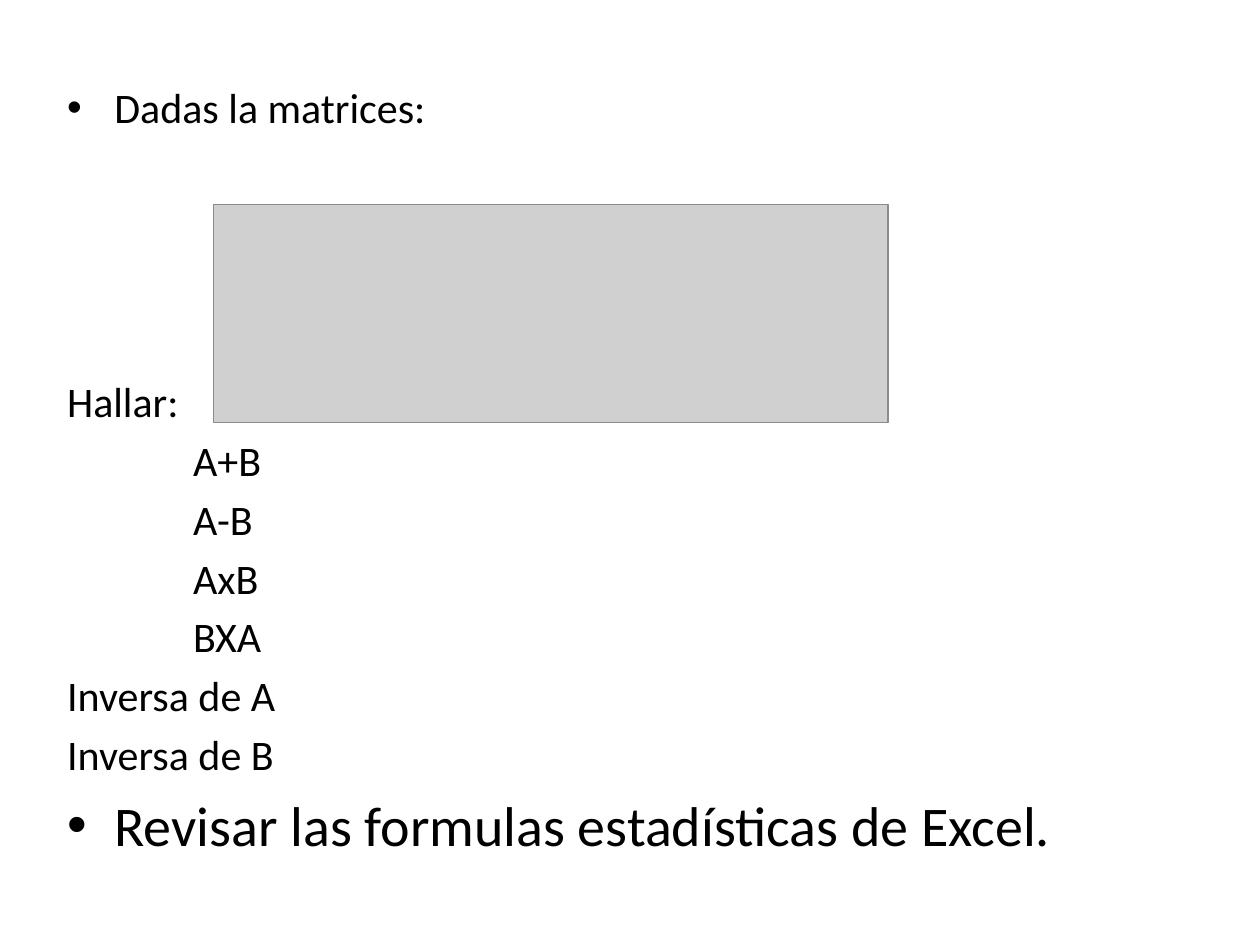
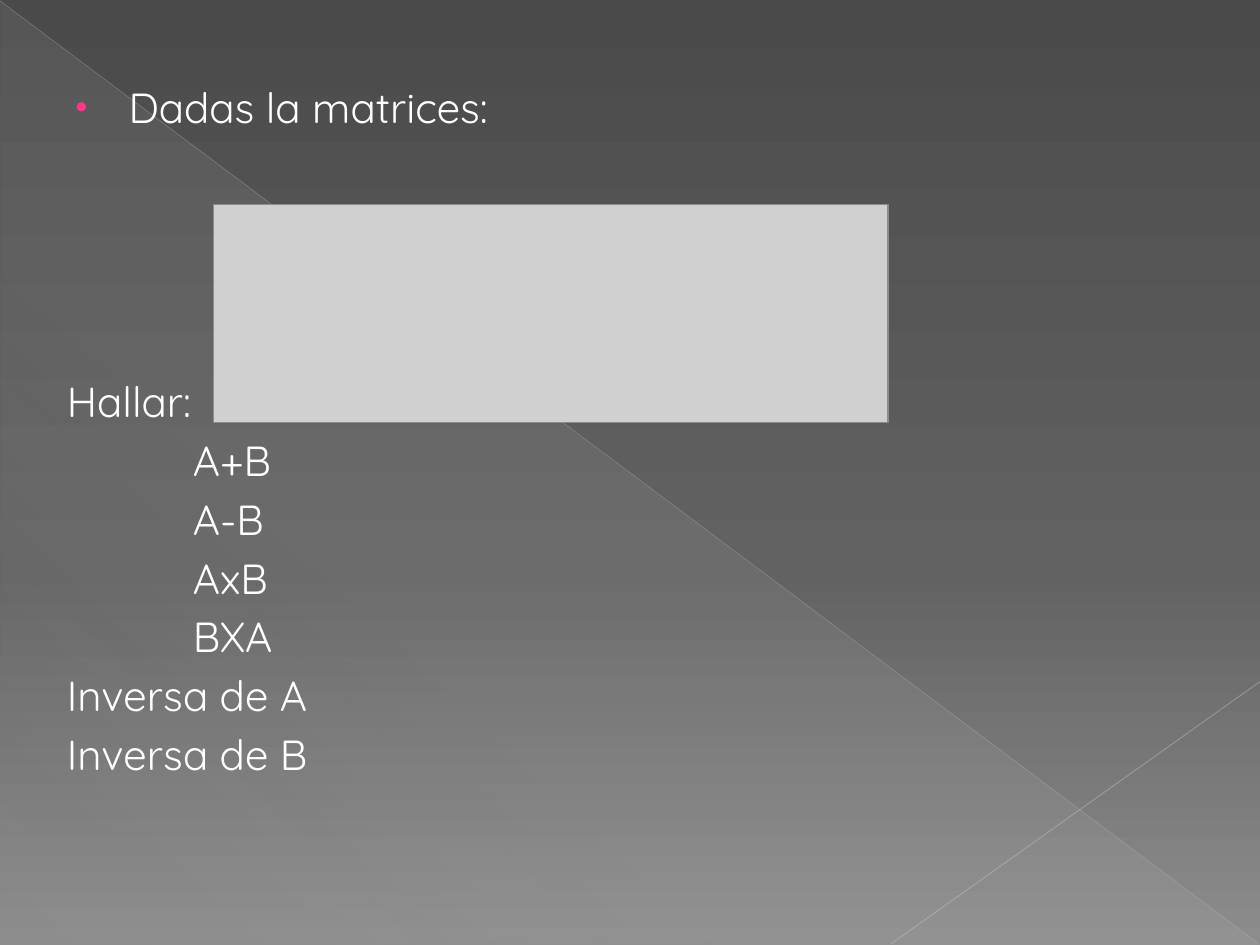
Before and after one commit to kleberloayzacastro/universidad, a slide deck: slide 8 of 2015-2016/clases/informatica_aplicada/clase_4/clase_4.pptx. Drawn at 1260x945 pixels with LibreOffice and Linux fonts; fonts in the diff are those of the drawing; grey boxes stand for pictures. Boxes give left, top, right and bottom in pixels: in the first picture for what was removed or moved away, otherwise in the second. Text is boxed around its words. In the diff, an @@ line names an element or a change of style, - is before the commit and + after.

```diff
--- a/2015-2016/clases/informatica_aplicada/clase_4/clase_4.pptx
+++ b/2015-2016/clases/informatica_aplicada/clase_4/clase_4.pptx
@@ background #FFFFFF to gradient #4A4A4A to #626262 to #8C8C8C @@
@@ line added from (0, 1) to (1259, 944), #BFBFBF 0.39 pt @@
@@ right triangle added at box(1, 3, 1259, 945), fill gradient #D2D2D2 @@
@@ text "Dadas la matrices:" at box(67, 92, 488, 771): font Calibri to Quicksand, text colour #000000 to #FFFFFF; indent changed @@
@@ line added from (1260, 682) to (891, 944), #C6C6C6 0.47 pt @@
@@ text at box(114, 807, 1050, 847): paragraph removed @@
-• Revisar las formulas estadísticas de Excel.
```
Also in this commit, not shown: 7 other slides changed, 1 slide added, 9 other files.
